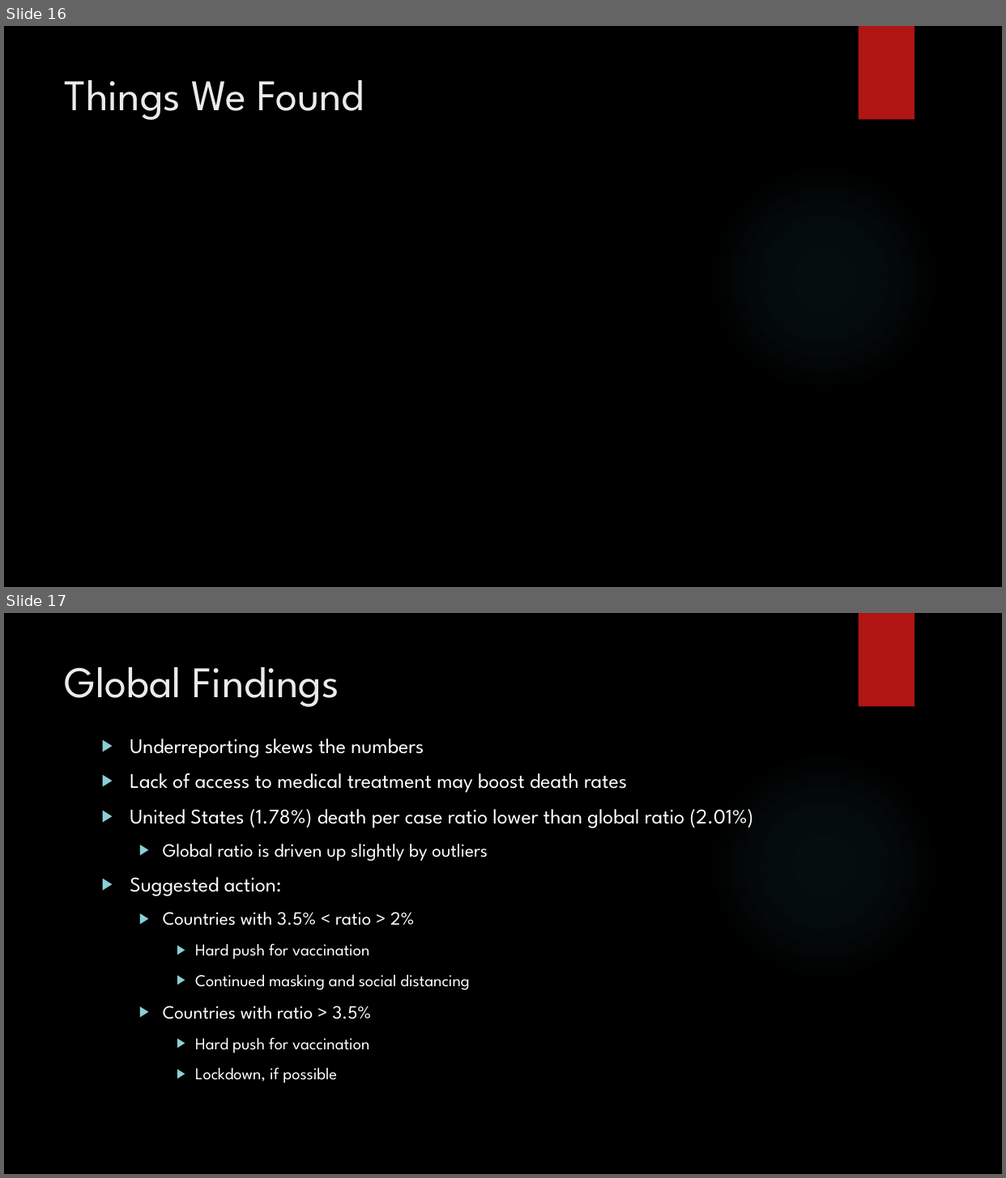
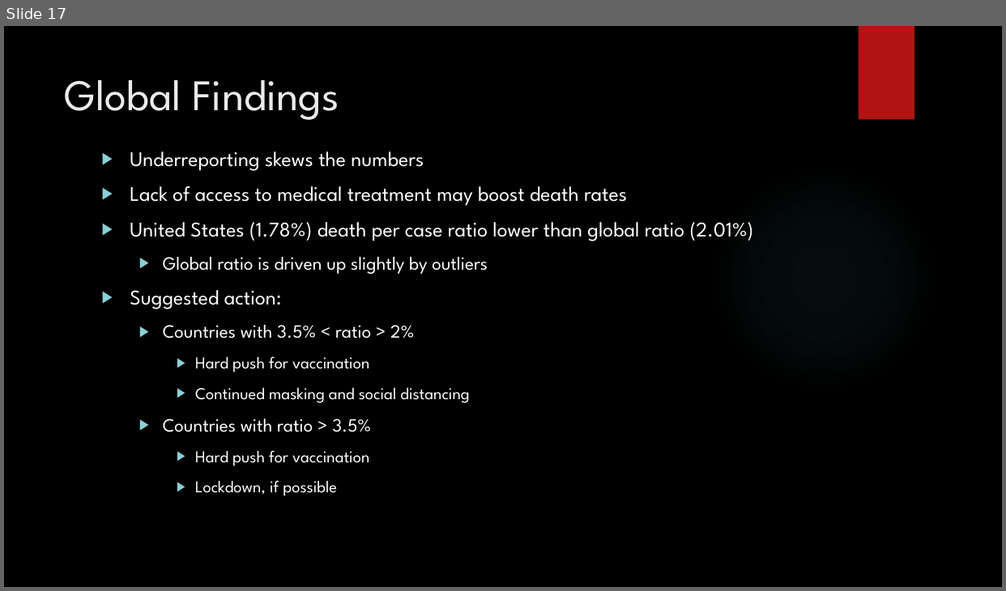
Before and after one commit to GabrielMichaelKlein/p2-Group-1, a slide deck: P2 – Group 1.pptx. Shown one above the other, each under a label of ours: slides 16 and 17 before the commit, slide 17 after it. The pictures are 1006x1178 and 1006x591 pixels, drawn with LibreOffice and Linux fonts; fonts in the diff are those of the drawing; background and template pictures are left out. Boxes give left, top, right and bottom in pixels: in the first picture for what was removed or moved away, otherwise in the second. Text is boxed around its words. In the diff, an @@ line names an element or a change of style, - is before the commit and + after.

```diff
--- a/P2 – Group 1.pptx
+++ b/P2 – Group 1.pptx
@@ slide 16 removed at box(4, 26, 1002, 587), background picture (left out); not listed: 2 template elements that a slide beside it also shows @@
@@ title removed at box(65, 80, 364, 120) @@
-Things We Found
```
Also in this commit, not shown: 1 slide added.
